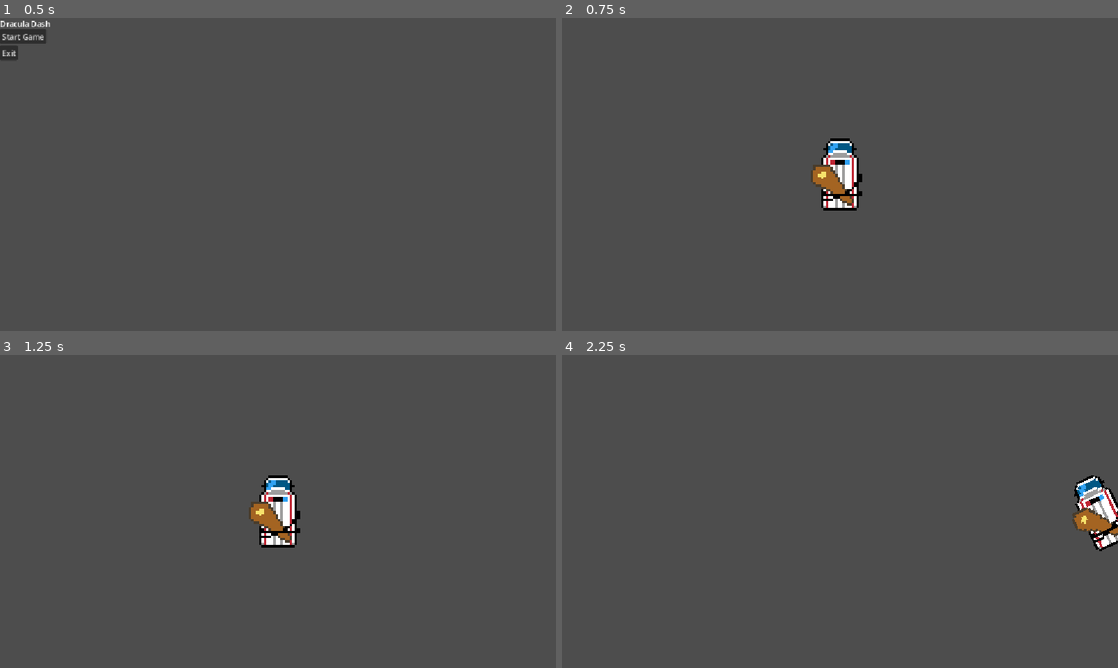
Above: before the commit, frames 1-4 (two rows, left to right).
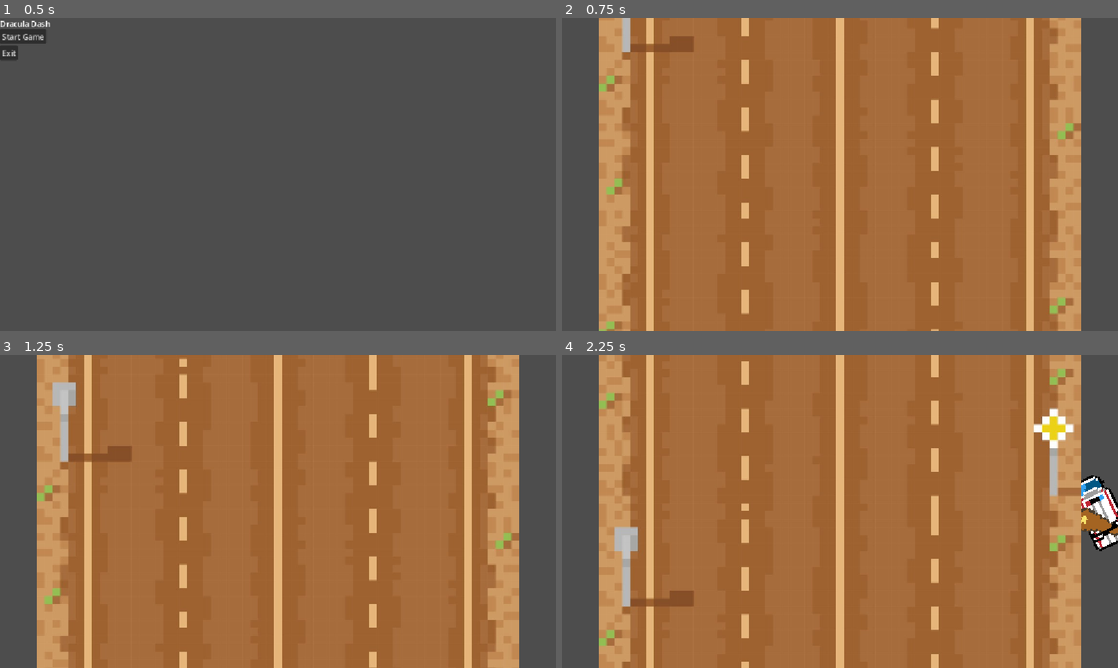
Above: after the commit, the same moments.

Repository: danielcannell/dracula-dash
Game: Godot game, scene res://scenes/title.tscn
Two runs of this game, one before a commit and one after it. Both use one fixed random seed, a clock stepped at 60 frames per second and the inputs below.
Inputs:
- Up to frame 1 (0.5 s): no input
- Up to frame 2 (0.75 s): click "Start Game" at 0.5 s
- Up to frame 3 (1.25 s): no input
- Up to frame 4 (2.25 s): hold Right (turn_right) 1.28-2.03 s; hold Left (turn_left) from 2.03 s (still down)

Frame 1 is identical in both runs. In frame 2, 87% of the frame differs, in the area x 6-94%, y 0-100%; in frame 3, 87%; in frame 4, 87%.

Commit message:
Add scrolling road

Diff:
--- a/scenes/main.tscn
+++ b/scenes/main.tscn
@@ -1,6 +1,7 @@
-[gd_scene format=3 uid="uid://berrx4qdo4b6r"]
+[gd_scene format=3 uid="uid://bjl1id363frg5"]
 
 [ext_resource type="PackedScene" uid="uid://bttwaix4lnef6" path="res://scenes/dracula.tscn" id="1_o5qli"]
+[ext_resource type="PackedScene" uid="uid://cltc60dk0p1d7" path="res://scenes/road.tscn" id="2_0wfyh"]
 
 [node name="Main" type="Node2D" unique_id=1087361473]
 
@@ -11,4 +12,6 @@
 [node name="Dracula" parent="." unique_id=199222267 instance=ExtResource("1_o5qli")]
 scale = Vector2(5, 5)
 
+[node name="Road" parent="." unique_id=1145970626 instance=ExtResource("2_0wfyh")]
+
 [node name="Camera2D" type="Camera2D" parent="." unique_id=930041559]
--- /dev/null
+++ b/scenes/road.tscn
@@ -0,0 +1,13 @@
+[gd_scene format=3 uid="uid://cltc60dk0p1d7"]
+
+[ext_resource type="Texture2D" uid="uid://tpn7u2y665qp" path="res://art/Road.png" id="1_mv8x7"]
+
+[node name="Road" type="Node2D" unique_id=1145970626]
+
+[node name="RoadParallax" type="Parallax2D" parent="." unique_id=108040734]
+repeat_size = Vector2(0, 1000)
+autoscroll = Vector2(0, 300)
+repeat_times = 3
+
+[node name="Sprite2D" type="Sprite2D" parent="RoadParallax" unique_id=395569597]
+texture = ExtResource("1_mv8x7")
Binary file added: art/Road.png
Not shown, added: art/Road.png.import
Not shown, changed: .gitignore
